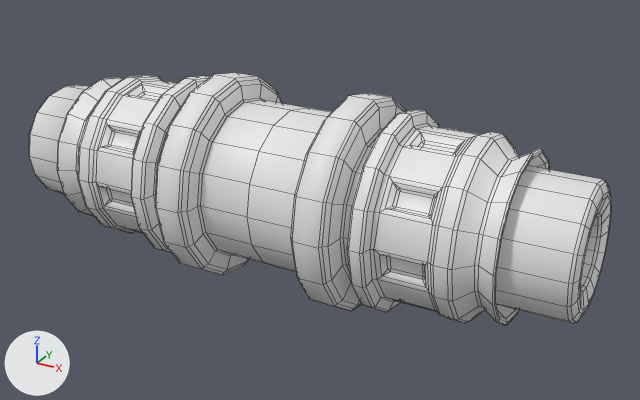
Two versions of the FBX model Assets/AndreaStuff/FbxsImported/Key.fbx, one commit apart.
Both versions are drawn from a camera (50 mm lens) standing at (-1.4465, -0.0424, 0.0335) and looking at (-1.5289, 0.1075, -0.0414). Every picture has the same lights, and +X, +Y and +Z are marked at lower left. Mesh edges are drawn as thin lines. Where no turn or scale is listed for an object, it has been applied to the vertices.

Names of what the first picture shows: 'Key'.
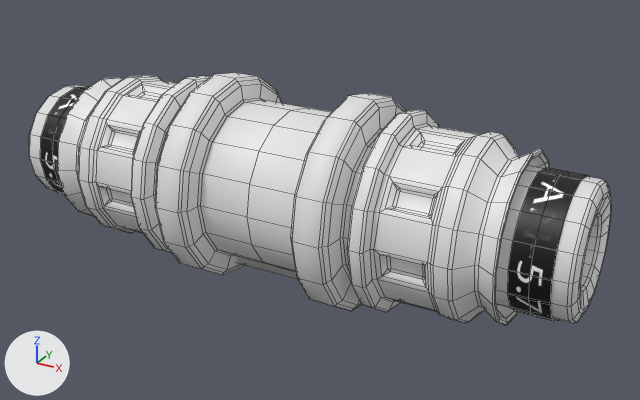
The change, as a diff of the scene's bpy script:
```diff
--- a/Assets/AndreaStuff/FbxsImported/Key.fbx.py
+++ b/Assets/AndreaStuff/FbxsImported/Key.fbx.py
@@ img_contrast_png @@
+img_contrast_png = load_image('Contrast.png', '../Material&Textures/Contrast.png', 1024, 128, 'sRGB')
@@ mat_control @@
+mat_control = principled_material('Control')
+mat_control.texture = img_contrast_png
@@ me_cylinder @@
 # used by ob_key; location = (-1.5346, 0.1055, -0.039)
-me_cylinder.from_pydata(...)  # 1622 vertices, 1657 faces; spans x -0.063..0.063, y -0.0219..0.0219, z -0.0219..0.0219
+me_cylinder.from_pydata(...)  # 1730 vertices, 1733 faces; spans x -0.063..0.063, y -0.0219..0.0219, z -0.0219..0.0219
+# me_cylinder part 1: a new loose piece of 48 vertices spanning x -0.058..-0.0504, y -0.0137..0.0135, z -0.0136..0.0136, in mat_control (picture img_contrast_png)
+# me_cylinder part 2: a new loose piece of 48 vertices spanning x 0.0513..0.0589, y -0.0137..0.0135, z -0.0136..0.0136, in mat_control (picture img_contrast_png)
+# me_cylinder part 3
+# 2 faces are deleted
+# 48 vertices move from x -0.0237..0.0232, y -0.015..0.0161, z -0.0159..0.0152 to x -0.0231..0.0225, y -0.0146..0.0157, z -0.0155..0.0148
+# 12 vertices are added at x -0.0132..0.0118, y -0.0042..0.0042, z -0.0193..-0.0174
+# 14 new faces join them, mat_metal1 (white #e7e7e7)
 me_cylinder.materials.append(mat_metal1)
@@ me_cylinder @@
 me_cylinder.materials.append(mat_magmalamp)
+me_cylinder.materials.append(mat_control)  # picture img_contrast_png
```

What differs and where, as boxes [x1, y1, x2, y2] in the pictures (640 x 400 px):
part 1 of me_cylinder, added
    after: [40, 86, 90, 195]
part 2 of me_cylinder, added
    after: [508, 168, 589, 322]
part 3 of me_cylinder, built on
    after: [237, 256, 298, 279]
